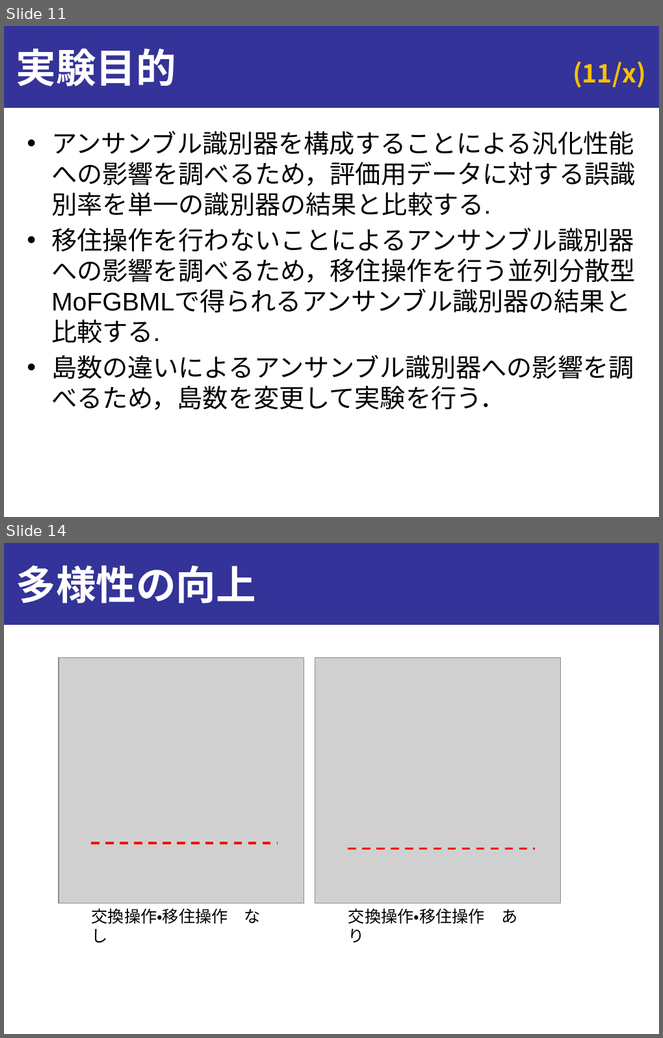
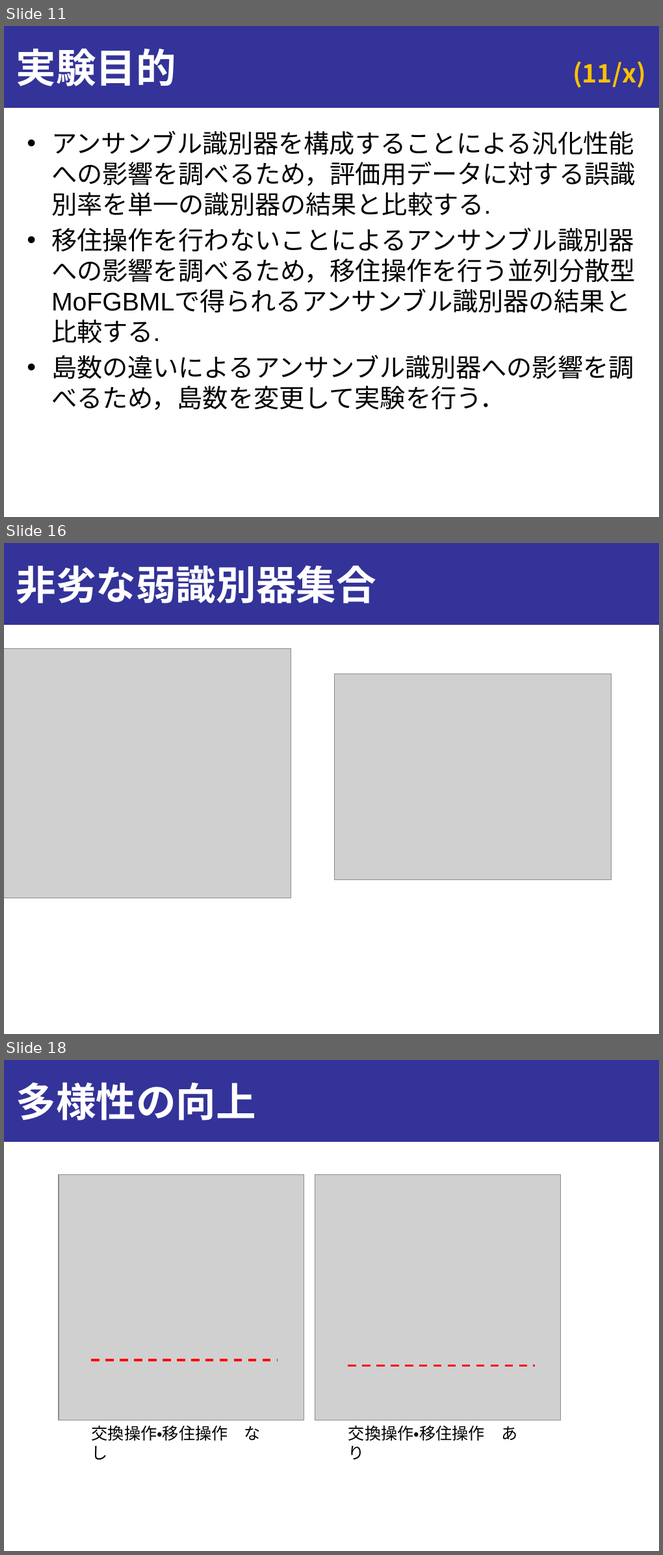
Before and after one commit to onikUone/Junior_slides, a slide deck: スライド_v1.pptx. Shown one above the other, each under a label of ours: slides 11 and 14 before the commit, slides 11, 16 and 18 after it; the slides between them are not shown. The pictures are 663x1038 and 663x1555 pixels, drawn with LibreOffice and Linux fonts; fonts in the diff are those of the drawing; grey boxes stand for pictures. Boxes give left, top, right and bottom in pixels: in the first picture for what was removed or moved away, otherwise in the second. Text is boxed around its words. In the diff, an @@ line names an element or a change of style, - is before the commit and + after.

```diff
--- a/スライド_v1.pptx
+++ b/スライド_v1.pptx
@@ slide 16 added at <box>4,543,659,1034</box>, background #FFFFFF; not listed: 1 template element that a slide beside it also shows @@
@@ title added at <box>16,565,376,603</box>, 44 pt, text #FFFFFF, bold @@
+非劣な弱識別器集合
@@ picture added at <box>4,648,291,898</box> @@
@@ picture added at <box>334,674,611,880</box> @@
@@ what was slide 14 is now slide 18 @@
```
Also in this commit, not shown: 6 slides changed, 6 other slides added, 1 slide removed.
